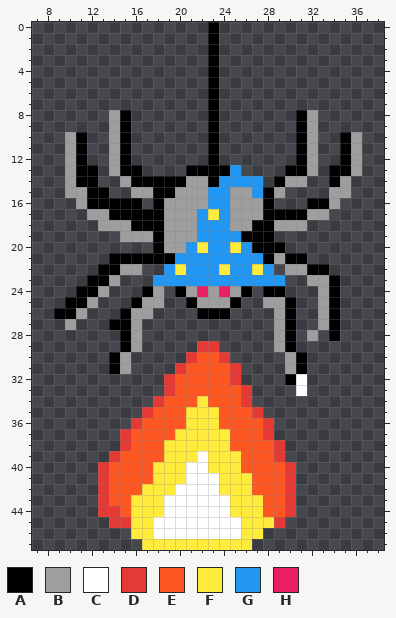
Two states of a pixel-art sprite, src/assets/hives/spider3.png. The picture above is the old version.
The file is 48x48 pixels. Shown: x 7..38, y 0..47.
Palette (. is transparent): A #000000  B #9e9e9e  C #ffffff  D #e53935  E #ff5722  F #ffeb3b  G #2196f3  H #e91e63
Pixels before, first column x 9:
 0 ..............A.............
 1 ..............A.............
 2 ..............A.............
 3 ..............A.............
 4 ..............A.............
 5 ..............A.............
 6 ..............A.............
 7 ..............A.............
 8 .....BA.......A.......AB....
 9 .....BA.......A.......AB....
10 .BA..BA.......A.......AB..AB
11 .BA..BA.......A.......AB..AB
12 .BA..BA.......A.......AB..AB
13 .BAA.BAA....AAAAG....AAB.AAB
14 .BAA..BAAAAABBAGGGG.ABB..AB.
15 .BBAA..BBAABBBGGBBGAB....BB.
16 ..BAAAAA.ABBBBGGBBBA...AAB..
17 ...BBAAAAABBBGFGBBBAAAABB...
18 ....BBBAAABBBGGGBBAABBB.....
19 ......BBBABBBGGGGAAA........
20 .........ABBGFGGFGAAA.......
21 .....AAAAAAGGGGGGGGABAA.....
22 ....AABB..GFGGGFGGFG.BBAA...
23 ...AAB...GGGGGGGGGGGG..BBA..
24 ..AAB...AB.ABHBHBA.AA...BA..
25 .AAB...ABB..ABBBA..BBA..BA..
26 AAB...ABB....AAA....BA..BA..
27 .B...AAB............BA..BA..
28 ......AB............BA.B.A..
29 ......AB.....DD.....BA......
30 .....AB.....DEED.....BA.....
31 .....AB....DEEEED....BA.....
32 ..........DEEEEED....AC.....
33 ..........DEEEEEED....C.....
34 .........DEEEFEEED..........
35 ........DEEEFFFEEED.........
36 .......DEEEEFFFEEEED........
37 ......DEEEEFFFFFEEED........
38 ......DEEEFFFFFFEEEED.......
39 .....DEEEEFFFCFFFEEED.......
40 ....DEEEEFFFCCFFFEEEED......
41 ....DEEEEFFFCCCFFFEEED......
42 ....DEEEFFFCCCCFFFEEED......
43 ....DEEFFFCCCCCCFFFEED......
44 ....DDEFFFCCCCCCFFFEED......
45 .....DDFFCCCCCCCCFFFD.......
46 .......FFCCCCCCCCFF.........
47 ........FFFFFFFFFF..........
The same view after the edit:
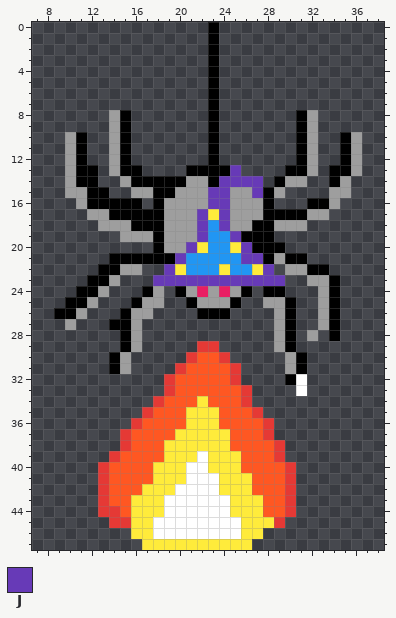
Colours new in this view: J #673ab7
The edit:
Colour J replaces colour G in row 13 at x 25; in row 14 at x 24 to 27; in row 15 at x 23 to 24 and 27; in row 16 at x 23 to 24; in rows 17 to 18 at x 22 and 24; in row 19 at x 22 and 25.
Colour J replaces colour G in row 20 at x 21 and 26; in row 21 at x 20 and 26 to 27; in row 22 at x 19 and 28; in row 23 at x 18 to 29.
Changed places in both pictures, as pixel boxes (x1, y1, x2, y2):
changed: (153, 165, 285, 286)
